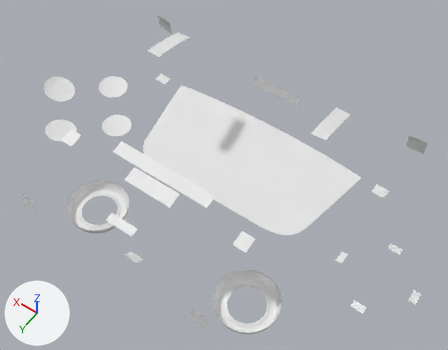
An edit to the OBJ model PadForge.App/3DModels/DualSenseEdge/Edge/Decal.obj, drawn before and after from the same camera.
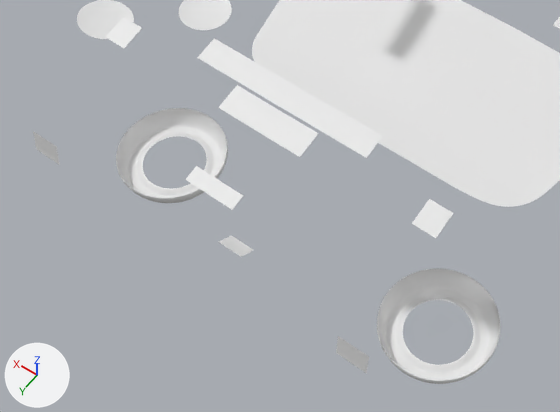
There are two pictures of each version: one whole from a 50 mm camera at (-62.8, 62.3, 115.7) aimed at (-4.1, -19.9, -13.5), one close up on the part from 0% to 70% of the width and 34% to 100% of the height. Arrows for +X, +Y and +Z are at lower left; the lights stay in place. The first two pictures are the older version. Where no turn or scale is listed for an object, it has been applied to the vertices.

Objects in the first close-up: 'Decal.001'.
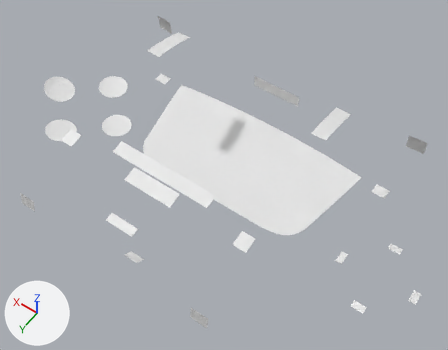
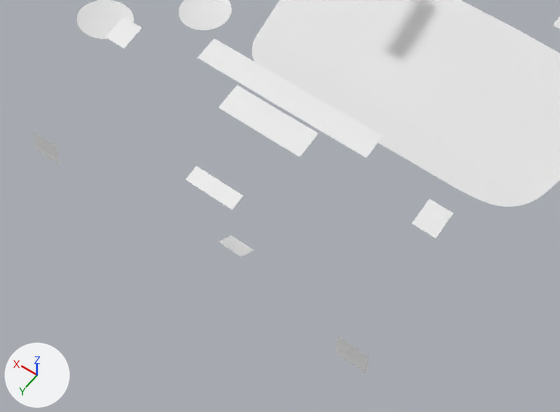
Diff of the bpy script that builds the scene:
```diff
--- a/PadForge.App/3DModels/DualSenseEdge/Edge/Decal.obj.py
+++ b/PadForge.App/3DModels/DualSenseEdge/Edge/Decal.obj.py
@@ me_decal_001 @@
 # used by ob_decal_001; location = (0.0, 0.0, 0.0)
-me_decal_001.from_pydata(...)  # 8245 vertices, 7846 faces; spans x -61.0..66.4, y -53.5..19.6, z -31.8..7.3
+me_decal_001.from_pydata(...)  # 2997 vertices, 2726 faces; spans x -61.0..66.4, y -53.5..19.6, z -24.2..7.3
+# me_decal_001 part 1: the loose piece of 2624 vertices spanning x -34.4..-16.8, y -8.9..8.8, z -31.8..-28.4 is deleted
+# me_decal_001 part 2: the loose piece of 2624 vertices spanning x 16.8..34.4, y -8.9..8.8, z -31.8..-28.4 is deleted
```

Where the change shows, as pixel boxes [x1, y1, x2, y2] in the close-ups (560 x 412 px):
'Decal.001', reshaped: before [33, 0, 560, 384]; after [33, 0, 560, 373]
part 1 of me_decal_001, deleted: before [377, 268, 501, 384]
part 2 of me_decal_001, deleted: before [116, 108, 228, 203]
